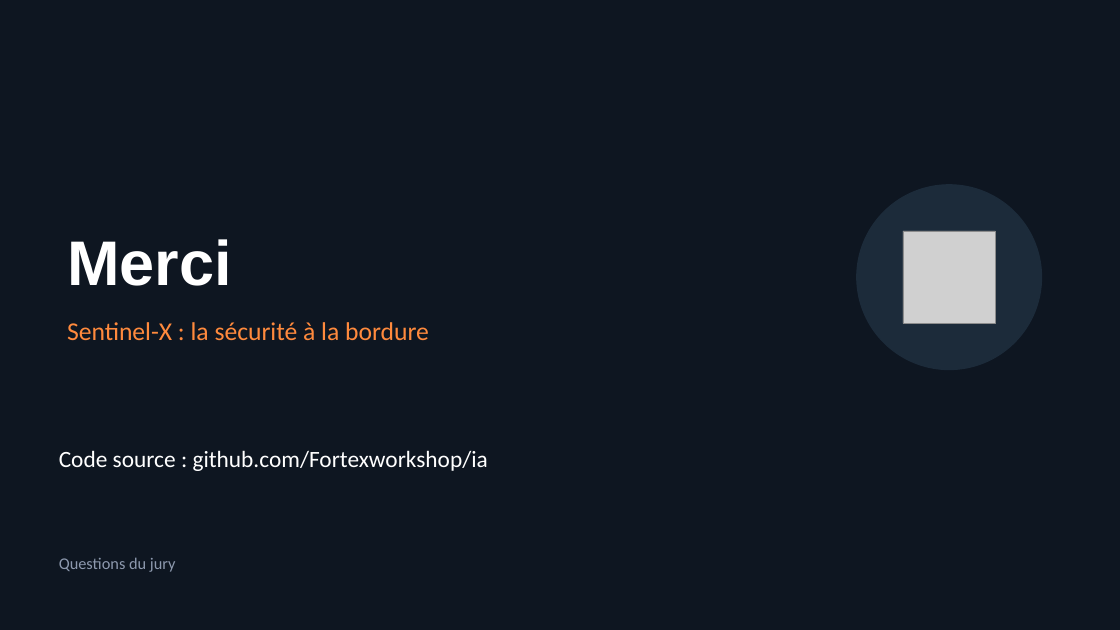
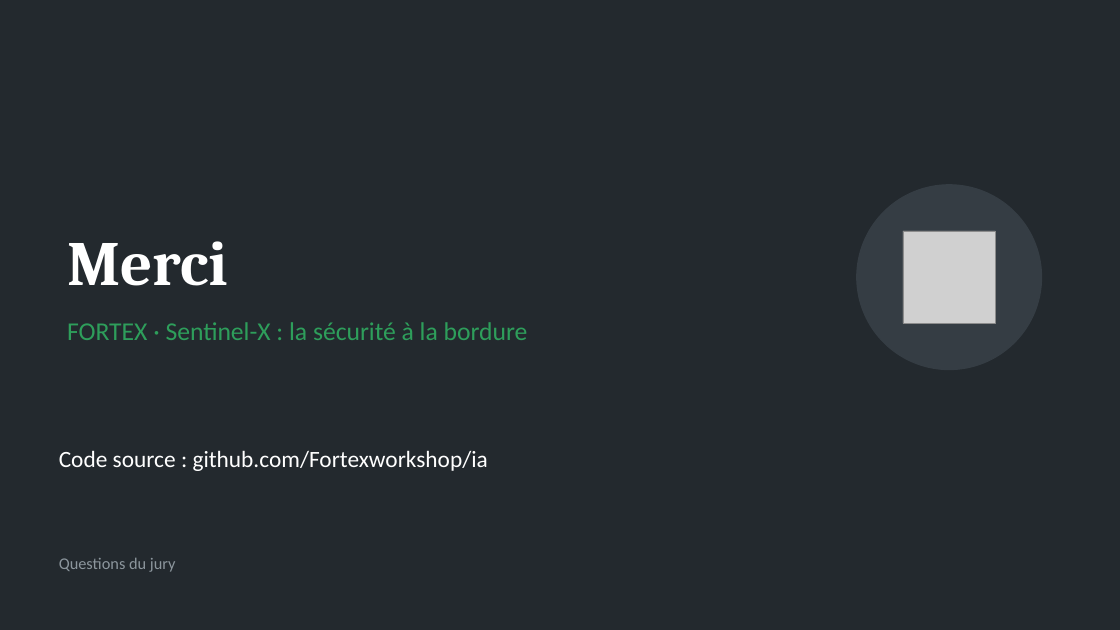
Before and after one commit to Fortexworkshop/ia, a slide deck: slide 14 of livrables/Workshop2026-M1-G-Pres.pptx. Drawn at 1120x630 pixels with LibreOffice and Linux fonts; fonts in the diff are those of the drawing; grey boxes stand for pictures. Boxes give left, top, right and bottom in pixels: in the first picture for what was removed or moved away, otherwise in the second. Text is boxed around its words. In the diff, an @@ line names an element or a change of style, - is before the commit and + after.

```diff
--- a/livrables/Workshop2026-M1-G-Pres.pptx
+++ b/livrables/Workshop2026-M1-G-Pres.pptx
@@ background #0E1621 to #23292E @@
@@ title "Merci" at bbox=[67, 241, 228, 286]: font Arial to Cambria @@
@@ ellipse at bbox=[857, 185, 1042, 370]: fill #1C2B3A to #353D44; outline #1C2B3A 1 pt to #353D44 1 pt @@
@@ text at bbox=[67, 322, 528, 340]: text changed; text colour #FF8A3D to #2E9E5B @@
-Sentinel-X : la sécurité à la bordure
+FORTEX · Sentinel-X : la sécurité à la bordure
@@ text "Questions du jury" at bbox=[59, 558, 176, 572]: text colour #8D99AE to #8C969D @@
```
Also in this commit, not shown: 13 other slides changed, 2 other files.
